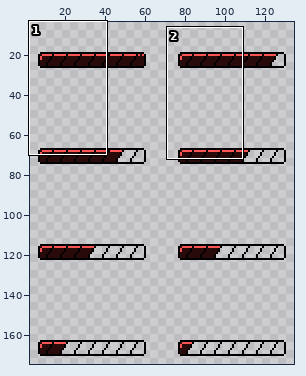
Sprite sheet -- digital_prototype_final/assets/boss_health.png. Above, an overview of the earlier version with the close-up marked.
Close-up. Earlier state:
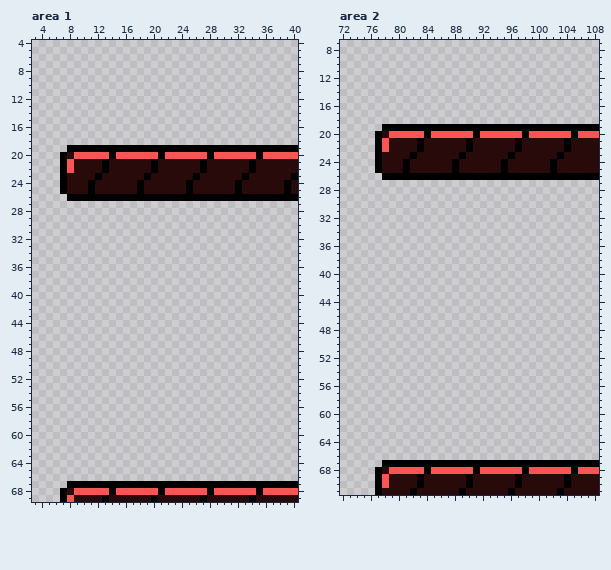
The file is 140x192 pixels. Shown: area 1: x 3..40, y 4..69; area 2: x 72..108, y 7..71. The wide view leaves out empty margins. The commit also changed other parts of the picture, which this record leaves out.
The result:
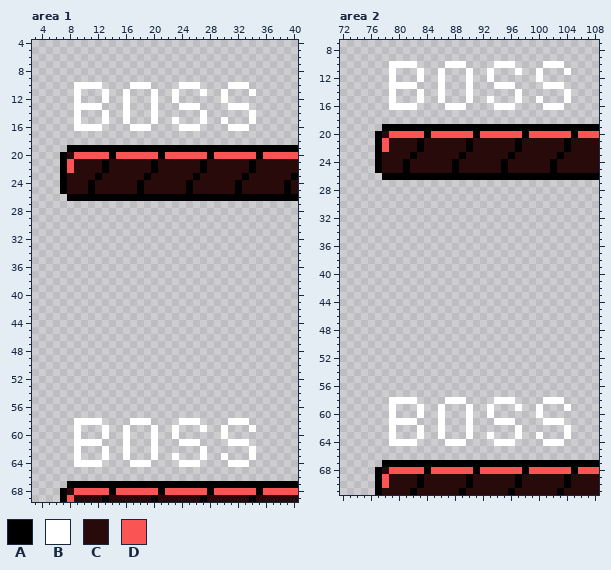
Palette (. is transparent): A #000000  B #ffffff  C #290a0a  D #fb5454
Change:
Changed rows in their new state; - is an unchanged pixel.
Area 1:
first column x 9:
10 BBBB----BBB----BBB----BBB-
11 B---B--B---B--B---B--B---B
12 B---B--B---B--B------B----
13 BBBB---B---B---BBB----BBB-
14 B---B--B---B------B------B
15 B---B--B---B--B---B--B---B
16 BBBB----BBB----BBB----BBB-
first column x 9:
58 BBBB----BBB----BBB----BBB-
59 B---B--B---B--B---B--B---B
60 B---B--B---B--B------B----
61 BBBB---B---B---BBB----BBB-
62 B---B--B---B------B------B
63 B---B--B---B--B---B--B---B
64 BBBB----BBB----BBB----BBB-
Area 2:
first column x 79:
10 BBBB----BBB----BBB----BBB-
11 B---B--B---B--B---B--B---B
12 B---B--B---B--B------B----
13 BBBB---B---B---BBB----BBB-
14 B---B--B---B------B------B
15 B---B--B---B--B---B--B---B
16 BBBB----BBB----BBB----BBB-
first column x 79:
58 BBBB----BBB----BBB----BBB-
59 B---B--B---B--B---B--B---B
60 B---B--B---B--B------B----
61 BBBB---B---B---BBB----BBB-
62 B---B--B---B------B------B
63 B---B--B---B--B---B--B---B
64 BBBB----BBB----BBB----BBB-
Boxes around the changes in both close-ups, in picture pixels (x1, y1, x2, y2):
added: (74, 82, 256, 131)
added: (74, 418, 256, 467)
added: (389, 61, 571, 110)
added: (389, 397, 571, 446)
